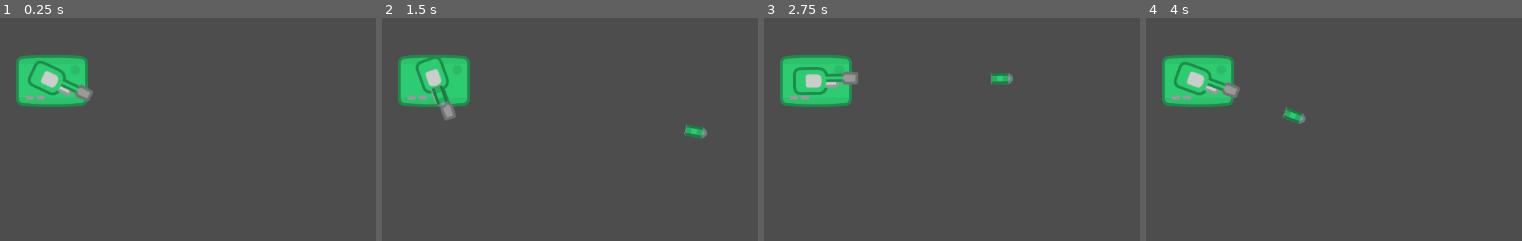
Above: before the commit, frames 1-4 (left to right).
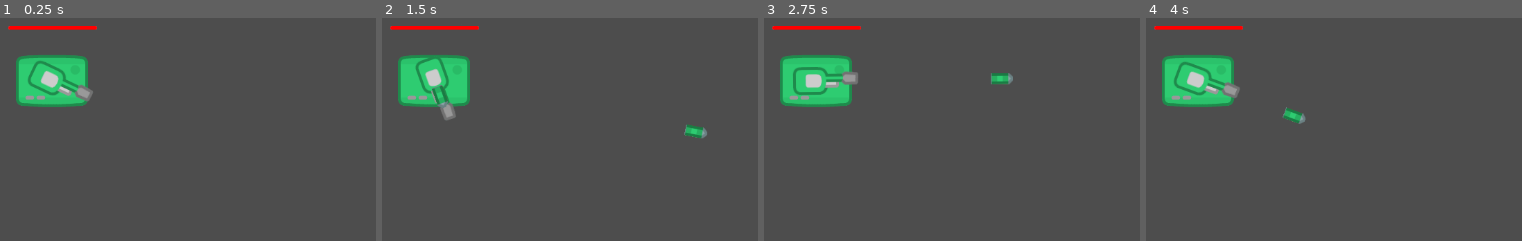
Above: after the commit, the same moments.

Repository: georgetruong/TankDefender
Game: Godot game, scene res://scenes/tank.tscn
Same seed, same stepped clock (60 frames per second), same inputs: the game is played once before the commit and once after it.
Inputs (mouse positions are % of the whole screen's width and height, from its top left):
- Up to frame 1 (0.25 s): no input
- Up to frame 2 (1.5 s): tap Enter at 0.5 s; move the mouse to (72, 45) at 0.52 s; click (72, 45) at 0.67 s; move the mouse to (27, 55) at 1.27 s; click (27, 55) at 1.42 s
- Up to frame 3 (2.75 s): move the mouse to (59, 28) at 2.02 s; click (59, 28) at 2.17 s
- Up to frame 4 (4 s): move the mouse to (43, 70) at 2.77 s; click (43, 70) at 2.92 s; move the mouse to (81, 65) at 3.52 s; click (81, 65) at 3.67 s
The pictures show only the part of the screen within x 15-65%, y 14-64%; the shares and areas given below are measured in that part.

The runs differ from the first frame. In frame 1, 0.4% of the frame differs, in the area x 2-26%, y 3-6%; in frame 2, 0.4%; in frame 3, 0.4%; in frame 4, 0.4%.

Commit message:
Add unit healthbars

Diff:
--- /dev/null
+++ b/scenes/health_bar.tscn
@@ -0,0 +1,30 @@
+[gd_scene load_steps=4 format=3 uid="uid://bqlp08elp3jey"]
+
+[ext_resource type="Script" path="res://scripts/health_bar.gd" id="1_ke0hs"]
+
+[sub_resource type="CanvasItemMaterial" id="CanvasItemMaterial_ytmol"]
+
+[sub_resource type="StyleBoxFlat" id="StyleBoxFlat_sh0wg"]
+
+[node name="HealthBar" type="Control"]
+layout_mode = 3
+anchors_preset = 0
+offset_left = -64.0
+offset_top = -74.0
+offset_right = -24.0
+offset_bottom = -34.0
+script = ExtResource("1_ke0hs")
+
+[node name="ProgressBar" type="ProgressBar" parent="."]
+material = SubResource("CanvasItemMaterial_ytmol")
+offset_right = 5.0
+offset_bottom = 128.0
+rotation = -1.5708
+theme_override_styles/fill = SubResource("StyleBoxFlat_sh0wg")
+min_value = 50.0
+step = 1.0
+value = 50.0
+rounded = true
+show_percentage = false
+
+[node name="Timer" type="Timer" parent="."]
--- a/scenes/tank.tscn
+++ b/scenes/tank.tscn
@@ -1,6 +1,7 @@
-[gd_scene load_steps=4 format=3 uid="uid://elah1xi3jlm2"]
+[gd_scene load_steps=5 format=3 uid="uid://elah1xi3jlm2"]
 
 [ext_resource type="Script" path="res://scripts/tank.gd" id="1_rp7qp"]
+[ext_resource type="PackedScene" uid="uid://bqlp08elp3jey" path="res://scenes/health_bar.tscn" id="2_clx2n"]
 [ext_resource type="PackedScene" uid="uid://h57e5o142ttl" path="res://scenes/tilesheet_sprite.tscn" id="2_sc6np"]
 
 [sub_resource type="CircleShape2D" id="CircleShape2D_ekmd1"]
@@ -10,6 +11,8 @@
 position = Vector2(285, 186)
 collision_layer = 2
 script = ExtResource("1_rp7qp")
+
+[node name="HealthBar" parent="." instance=ExtResource("2_clx2n")]
 
 [node name="TargetLine" type="Line2D" parent="."]
 
--- /dev/null
+++ b/scenes/unit.tscn
@@ -0,0 +1,25 @@
+[gd_scene load_steps=5 format=3 uid="uid://bjk0ex4yc0npm"]
+
+[ext_resource type="Script" path="res://scripts/unit.gd" id="1_kvfto"]
+[ext_resource type="PackedScene" uid="uid://bqlp08elp3jey" path="res://scenes/health_bar.tscn" id="2_md11i"]
+[ext_resource type="PackedScene" uid="uid://h57e5o142ttl" path="res://scenes/tilesheet_sprite.tscn" id="3_vb6eg"]
+
+[sub_resource type="CircleShape2D" id="CircleShape2D_tr6mt"]
+radius = 64.0
+
+[node name="Unit" type="CharacterBody2D"]
+position = Vector2(217, 122)
+script = ExtResource("1_kvfto")
+
+[node name="HealthBar" parent="." instance=ExtResource("2_md11i")]
+metadata/_edit_use_anchors_ = true
+
+[node name="TargetLine" type="Line2D" parent="."]
+
+[node name="TankBodySprite" parent="." instance=ExtResource("3_vb6eg")]
+region_rect = Rect2(1921, 1408, 128, 128)
+
+[node name="CollisionShape2D" type="CollisionShape2D" parent="."]
+shape = SubResource("CircleShape2D_tr6mt")
+
+[node name="ProjectilesContainer" type="Node2D" parent="."]
--- /dev/null
+++ b/scripts/health_bar.gd
@@ -0,0 +1,41 @@
+extends Control
+
+@onready var progress_bar = $ProgressBar
+@onready var timer = $Timer
+
+var hide_delay = 3.0
+
+func _ready():
+	#hide()
+	timer.one_shot = true
+	timer.timeout.connect(_on_timer_hideout)
+	setup_progress_bar()
+
+func setup_progress_bar():
+	var background_style = StyleBoxFlat.new()
+	background_style.bg_color = Color.DARK_GRAY
+	background_style.corner_radius_top_left = 5
+	background_style.corner_radius_top_right = 5
+	background_style.corner_radius_bottom_left = 5
+	background_style.corner_radius_bottom_right = 5
+
+	var fill_style = StyleBoxFlat.new()
+	fill_style.bg_color = Color.RED
+	fill_style.corner_radius_top_left = 5
+	fill_style.corner_radius_top_right = 5
+	fill_style.corner_radius_bottom_left = 5
+	fill_style.corner_radius_bottom_right = 5
+
+	progress_bar.add_theme_stylebox_override("background", background_style)
+	progress_bar.add_theme_stylebox_override("fill", fill_style)
+
+func update_health(current_health, max_health):
+	progress_bar.max_value = max_health
+	progress_bar.value = current_health
+	show()
+	timer.start(hide_delay)
+
+
+func _on_timer_hideout():
+	#hide()
+	pass
--- a/scripts/tank.gd
+++ b/scripts/tank.gd
@@ -1,7 +1,6 @@
-extends CharacterBody2D
+extends Unit
+
 class_name Tank
-
-@export var move_speed = 200
 
 var target_position = null
 
@@ -12,9 +11,11 @@
 @onready var shell_container = $ShellContainer
 
 func _ready():
+	super._ready()
 	setup_target_line()
 
 func _process(delta):
+	super._process(delta)
 	var mouse_position = get_global_mouse_position()
 	#if !target_position:
 	#	look_at(mouse_position)
--- /dev/null
+++ b/scripts/unit.gd
@@ -0,0 +1,24 @@
+extends CharacterBody2D
+
+class_name Unit
+
+@export var current_health : int = 100
+@export var max_health : int = 100
+
+@export var move_speed = 200
+
+@export var sprite_size: Vector2 = Vector2(128, 128)
+
+@onready var health_bar = $HealthBar
+
+func _ready():
+	pass
+
+func _process(delta):
+	# TODO: BUG - Health bar shouldn't rotate with the character. Put it into level canvas layer.
+	health_bar.update_health(current_health, max_health)
+
+func take_damage(amount):
+	current_health -= amount
+	current_health = max(current_health, 0)
+	health_bar.update_health(current_health)
